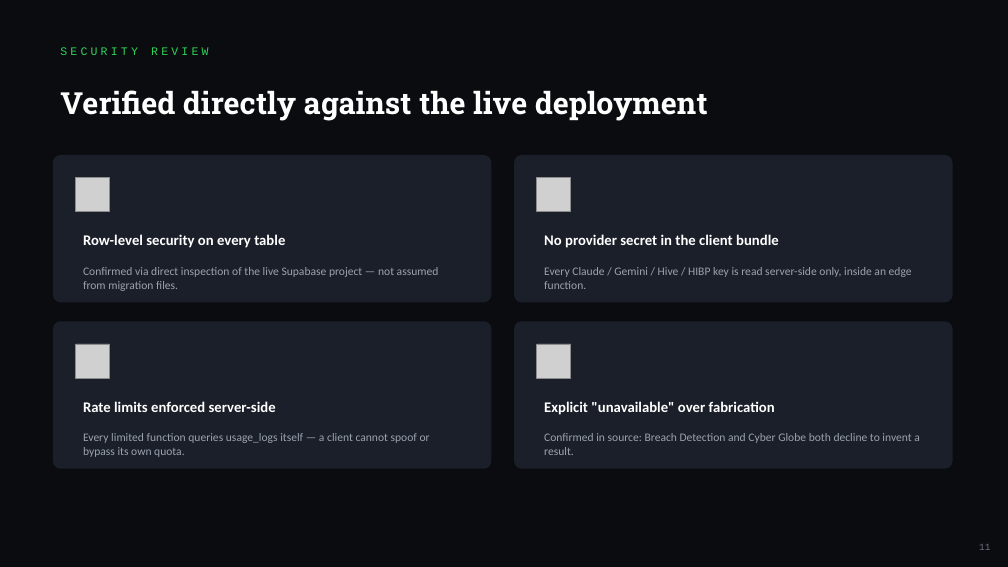
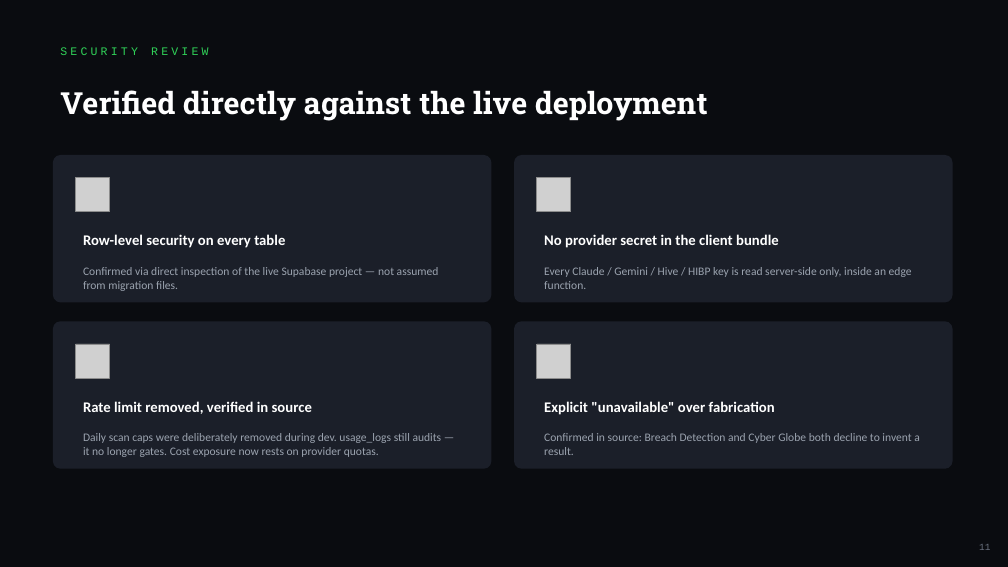
Before and after one commit to TheApeAcademy/DOBERMAN-, a slide deck: slide 11 of public/DOBERMAN_Defence_Presentation.pptx. Drawn at 1008x567 pixels with LibreOffice and Linux fonts; fonts in the diff are those of the drawing; grey boxes stand for pictures. Boxes give left, top, right and bottom in pixels: in the first picture for what was removed or moved away, otherwise in the second. Text is boxed around its words. In the diff, an @@ line names an element or a change of style, - is before the commit and + after.

```diff
--- a/public/DOBERMAN_Defence_Presentation.pptx
+++ b/public/DOBERMAN_Defence_Presentation.pptx
@@ text at bbox=[83, 401, 312, 414]: text changed @@
-Rate limits enforced server-side
+Rate limit removed, verified in source
@@ text at bbox=[83, 433, 442, 457]: text changed @@
-Every limited function queries usage_logs itself — a client cannot spoof or bypass its own quota.
+Daily scan caps were deliberately removed during dev. usage_logs still audits — it no longer gates. Cost exposure now rests on provider quotas.
```
Also in this commit, not shown: 2 other slides changed, 1 other file.
